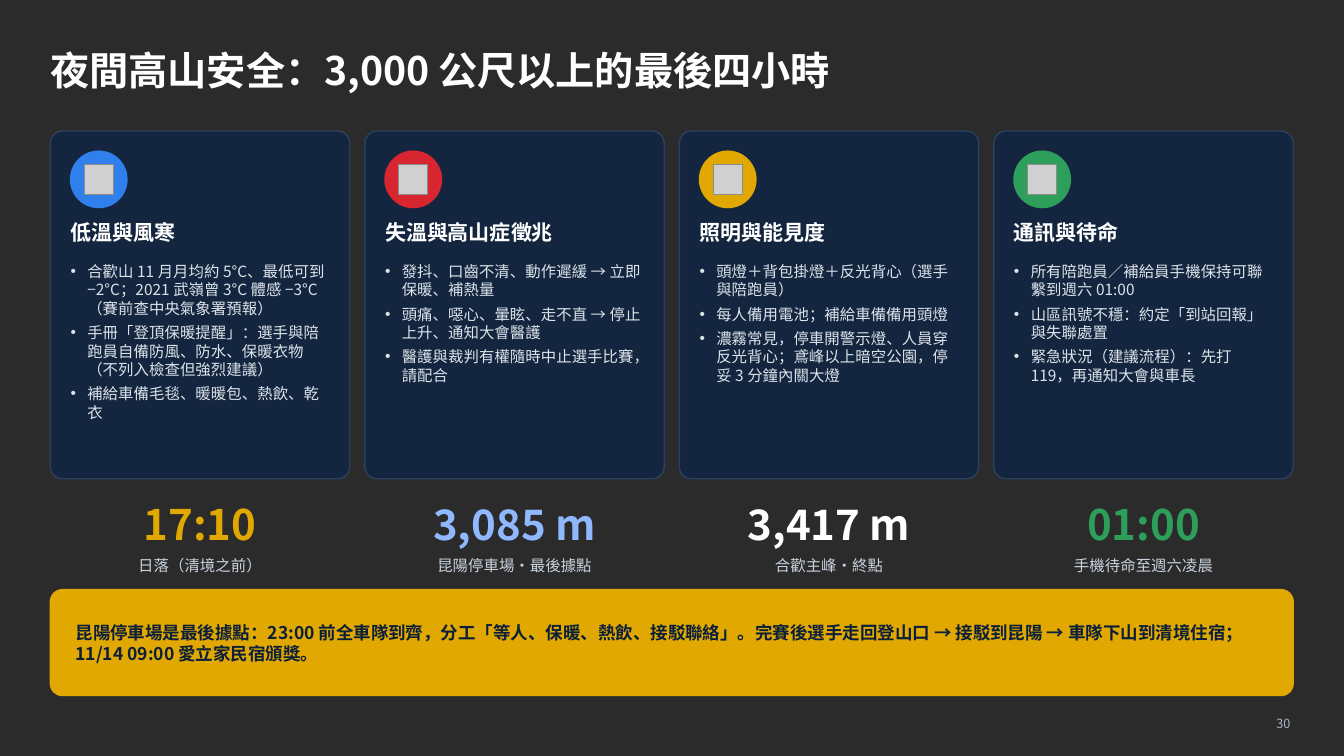
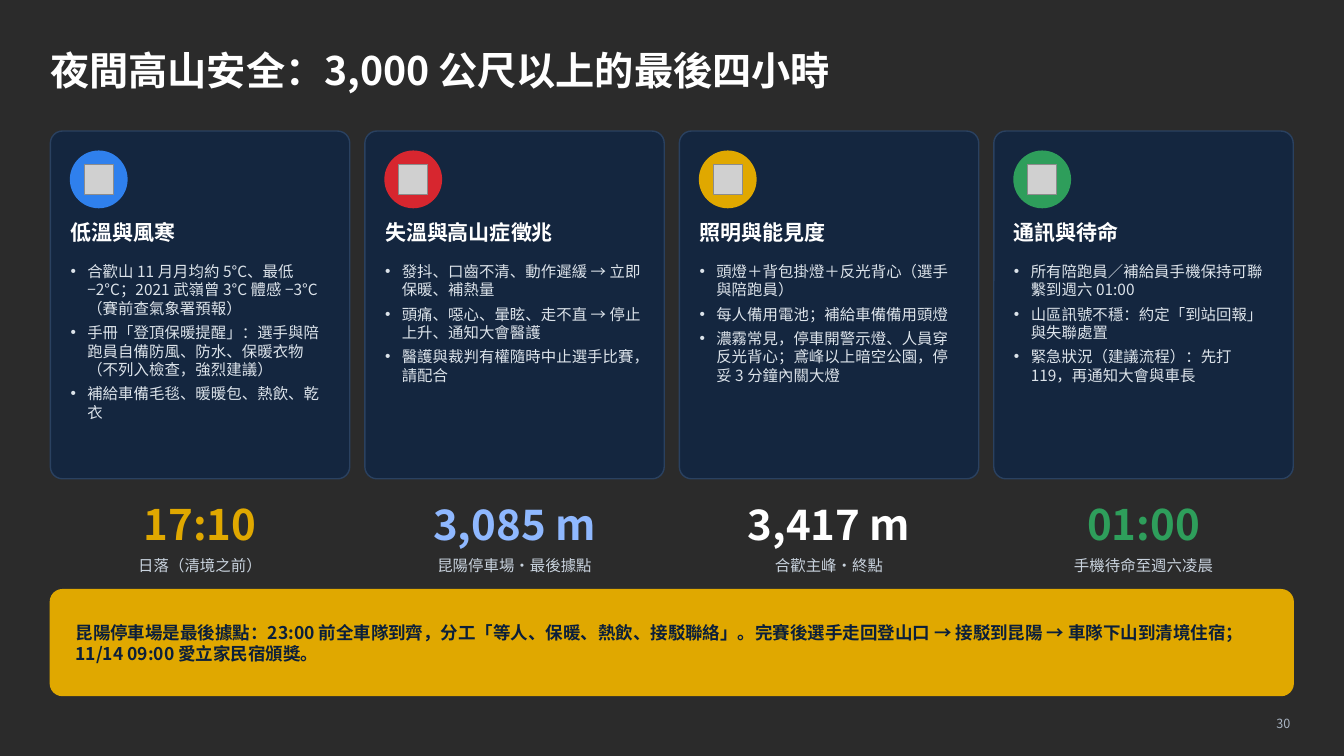
Before and after one commit to powermovebboy-sys/Race-site, a slide deck: slide 30 of deck/2026_FXT_補給作戰計畫.pptx. Drawn at 1344x756 pixels with LibreOffice and Linux fonts; fonts in the diff are those of the drawing; grey boxes stand for pictures; background and template pictures are left out; a plain dark background stands for a picture behind light text. Boxes give left, top, right and bottom in pixels: in the first picture for what was removed or moved away, otherwise in the second. Text is boxed around its words. In the diff, an @@ line names an element or a change of style, - is before the commit and + after.

```diff
--- a/deck/2026_FXT_補給作戰計畫.pptx
+++ b/deck/2026_FXT_補給作戰計畫.pptx
@@ text at (x1=87, y1=264, x2=319, y2=377): text changed @@
-• 合歡山 11 月月均約 5°C、最低可到 −2°C；2021 武嶺曾 3°C 體感 −3°C（賽前查中央氣象署預報）
-• 手冊「登頂保暖提醒」：選手與陪跑員自備防風、防水、保暖衣物（不列入檢查但強烈建議）
+• 合歡山 11 月月均約 5°C、最低 −2°C；2021 武嶺曾 3°C 體感 −3°C（賽前查氣象署預報）
+• 手冊「登頂保暖提醒」：選手與陪跑員自備防風、防水、保暖衣物（不列入檢查，強烈建議）
```
Also in this commit, not shown: 17 other slides changed, 9 other files.
